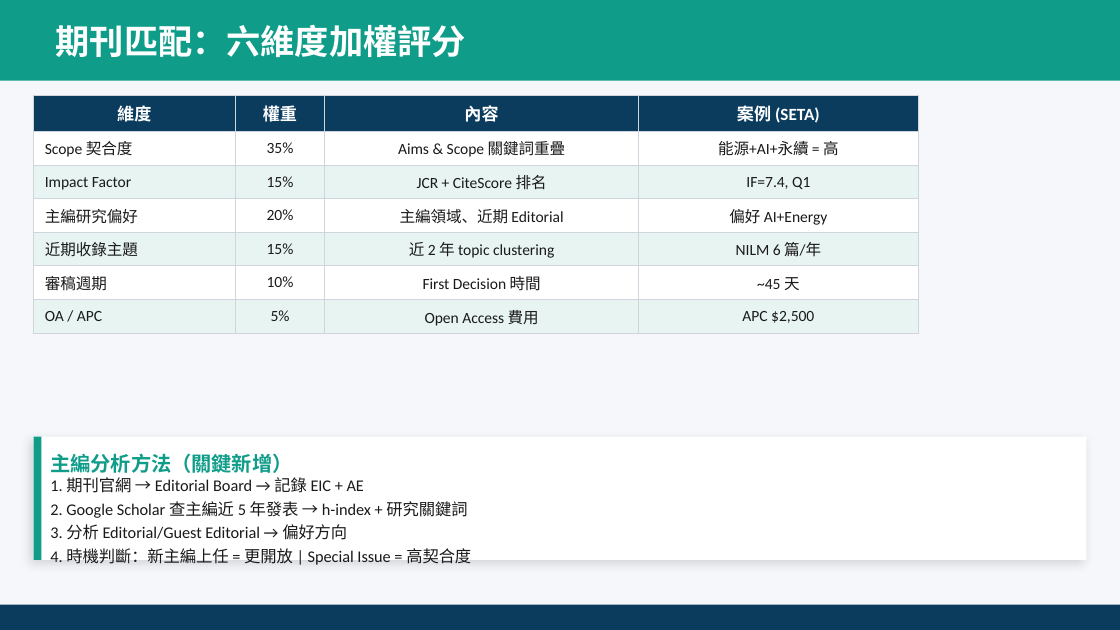
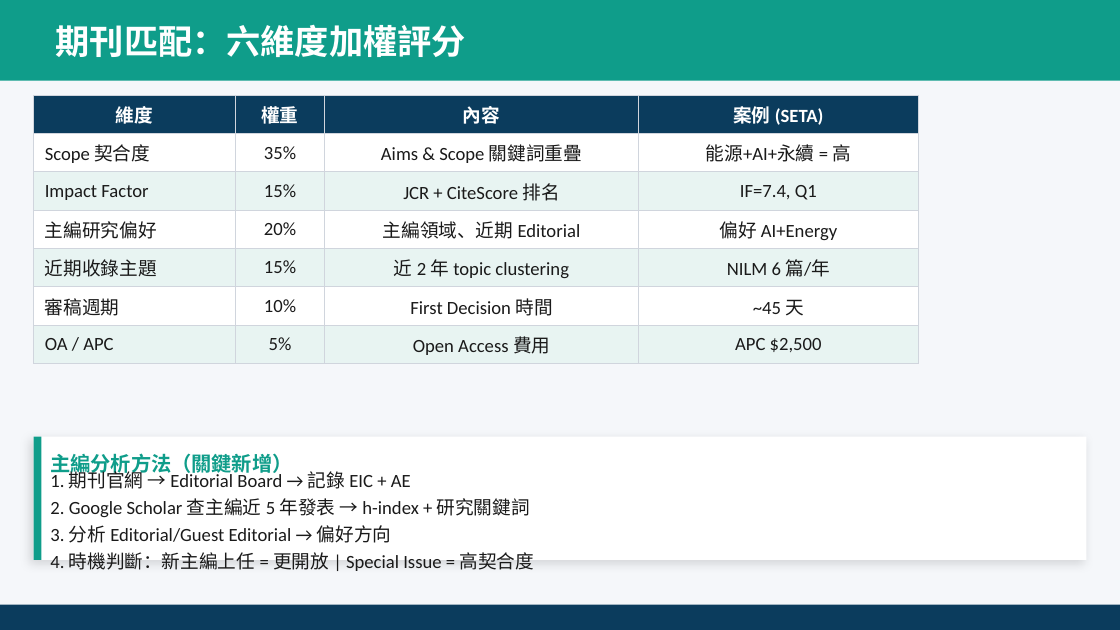
Before and after one commit to ai-cooperation/paperlab, a slide deck: slide 59 of dist/Day1_Full_AI研究基礎.pptx (slide 49 before the commit). Drawn at 1120x630 pixels with LibreOffice and Linux fonts; fonts in the diff are those of the drawing. Boxes give left, top, right and bottom in pixels: in the first picture for what was removed or moved away, otherwise in the second. Text is boxed around its words. In the diff, an @@ line names an element or a change of style, - is before the commit and + after.

```diff
--- a/dist/Day1_Full_AI研究基礎.pptx
+++ b/dist/Day1_Full_AI研究基礎.pptx
@@ table at <box>34,95,918,359</box> @@
@@ size 11 to 12 pt in "維度", "權重", "內容", "案例 (SETA)" @@
@@ size 10 to 12 pt @@
@@ text "1. 期刊官網 → Editorial Board ..." at <box>50,468,535,571</box>: size 10.5 to 12 pt @@
```
Also in this commit, not shown: 56 other slides changed, 10 slides added, 15 other files.
